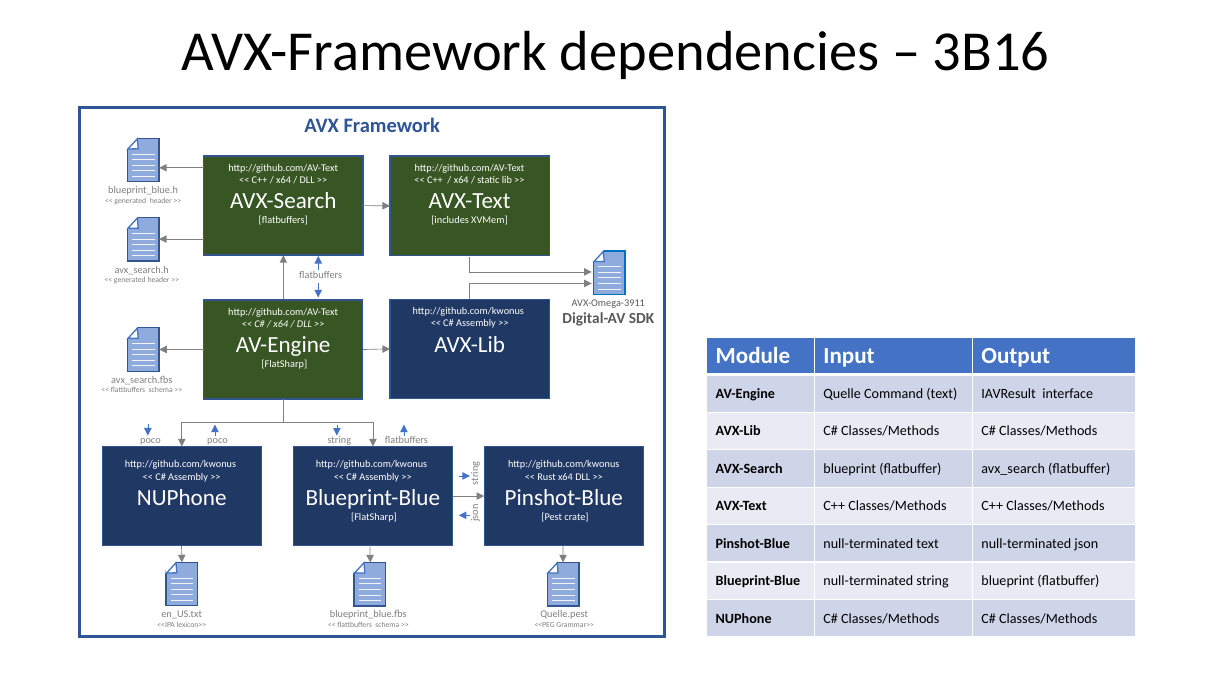
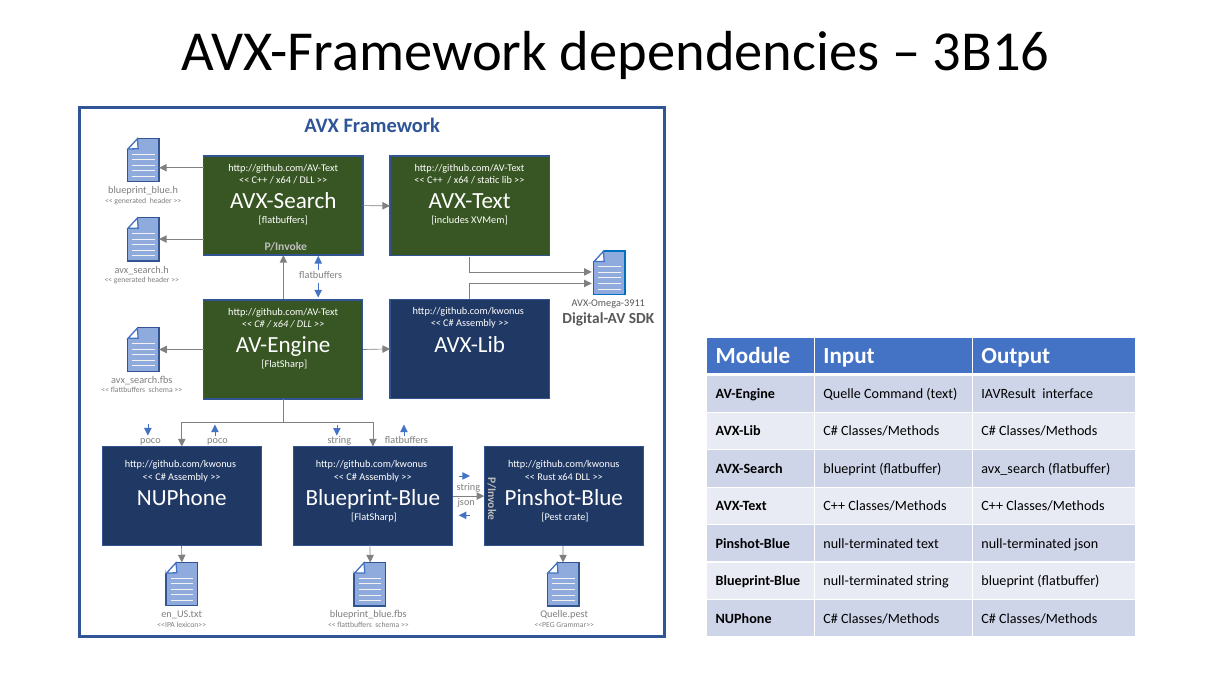
Before and after one commit to AV-Text/AVX, a slide deck: slide 2 of AVXSearch/AVX-Framework.pptx. Drawn at 1232x693 pixels with LibreOffice and Linux fonts; fonts in the diff are those of the drawing. Boxes give left, top, right and bottom in pixels: in the first picture for what was removed or moved away, otherwise in the second. Text is boxed around its words. In the diff, an @@ line names an element or a change of style, - is before the commit and + after.

Commit message:
Added a little more detail on the AVX-Framework Dependencies diagram

```diff
--- a/AVXSearch/AVX-Framework.pptx
+++ b/AVXSearch/AVX-Framework.pptx
@@ text added at box(265, 242, 307, 251), 9 pt, text #BFBFBF, bold @@
+P/Invoke
@@ text "string" at box(457, 483, 481, 494): rotation 270 to 0 degrees @@
@@ text "string": place and size @@
-text "string" at box(468, 464, 481, 485)
+text "string" at box(457, 483, 481, 494)
@@ text "json": place and size @@
-text "json" at box(468, 505, 481, 521)
+text "json" at box(458, 498, 475, 507)
@@ text "json" at box(458, 498, 475, 507): rotation 270 to 0 degrees @@
@@ text added at box(485, 482, 499, 519), 9 pt, text #BFBFBF, bold @@
+P/Invoke
```
Also in this commit, not shown: 1 other file.
